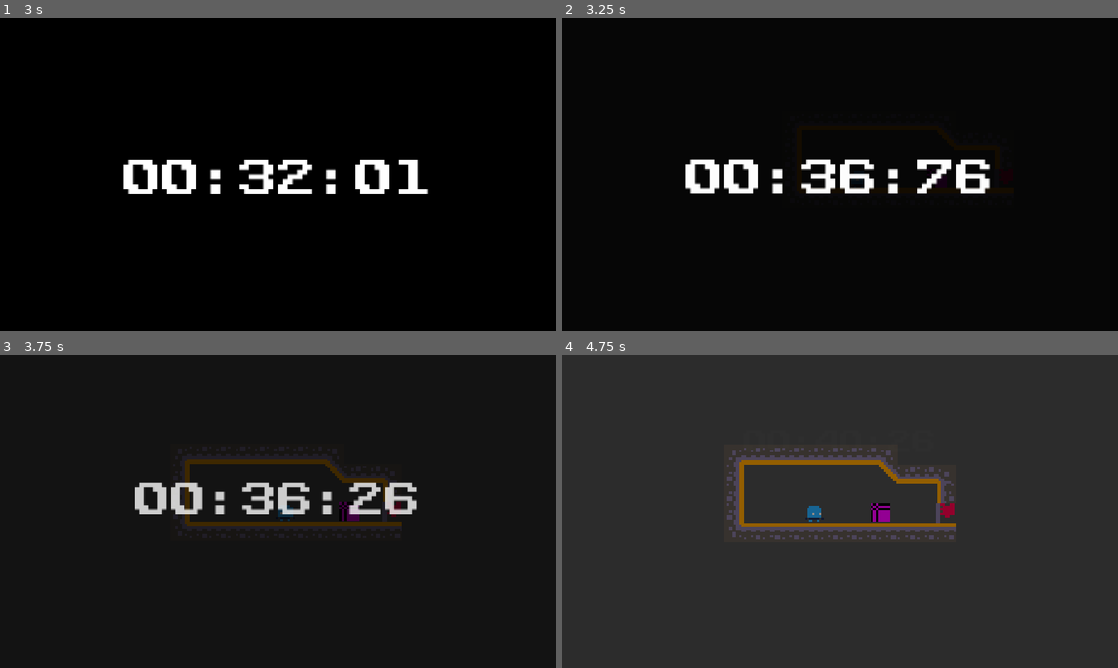
Above: before the commit, frames 1-4 (two rows, left to right).
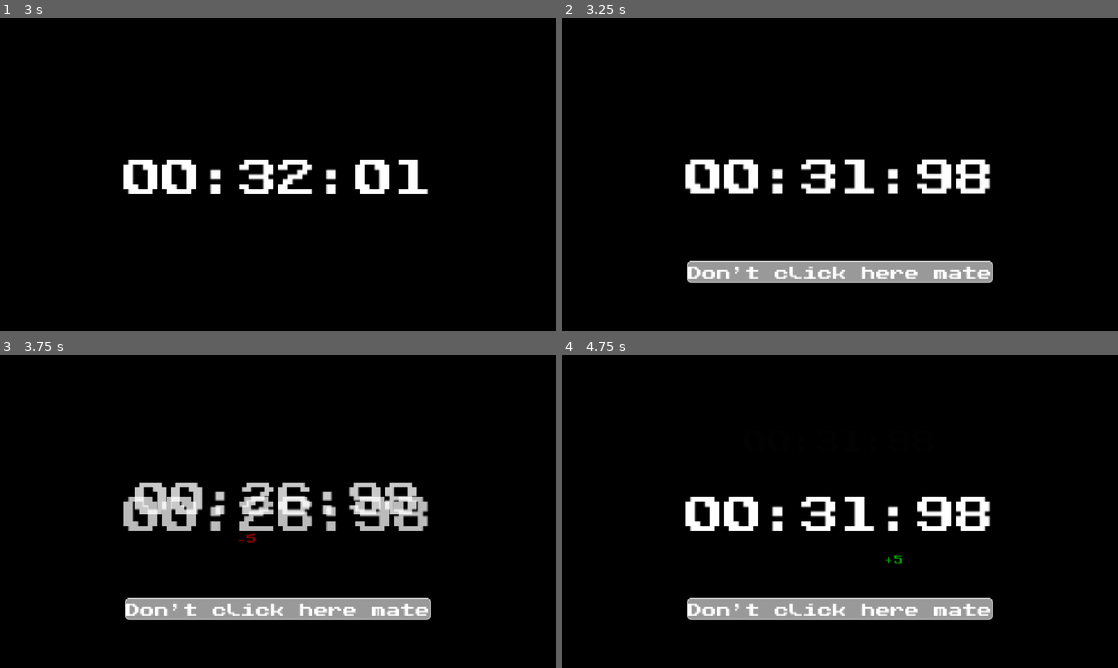
Above: after the commit, the same moments.

Repository: GameJam-NACRE/GMTK-2026
Game: Godot game, scene res://main.tscn
Two runs of this game, one before a commit and one after it. Both use one fixed random seed, a clock stepped at 60 frames per second and the inputs below.
Inputs (mouse positions are in pixels of both pictures, inside the frame that each line leads up to):
- Up to frame 1 (3 s): tap Enter at 0.5 s; hold D (move_right) 0.53-2.03 s; tap P at 0.6, 2.1 s; tap W (move_up) at 0.77, 1.52 s; tap O at 1.35, 2.85 s; hold A (move_left) 2.03-2.78 s; hold D (move_right) from 2.78 s (still down)
- Up to frame 2 (3.25 s): keep holding D (move_right); tap W (move_up) at 3.02 s
- Up to frame 3 (3.75 s): release D (move_right) at 3.5 s; click (278, 608) at 3.5 s, where only the run after the commit has a clickable "Don't click here mate"
- Up to frame 4 (4.75 s): hold D (move_right) from 4.28 s (still down); tap P at 4.35 s; tap W (move_up) at 4.52 s

Frame 1 is identical in both runs. In frame 2, 4.9% of the frame differs, in the area x 22-78%, y 45-85%; in frame 3, 9.3%; in frame 4, 100%, in the area x 0-100%, y 0-100%.

Commit message:
add phase 3 clicker

Diff:
--- a/project.godot
+++ b/project.godot
@@ -59,6 +59,11 @@
 , Object(InputEventKey,"resource_local_to_scene":false,"resource_name":"","device":-1,"window_id":0,"alt_pressed":false …(183 unchanged characters)…
 ]
 }
+open_door={
+"deadzone": 0.2,
+"events": [Object(InputEventKey,"resource_local_to_scene":false,"resource_name":"","device":16,"window_id":0,"alt_pressed":false,"shift_pressed":false,"ctrl_pressed":false,"meta_pressed":false,"pressed":false,"keycode":0,"physical_keycode":69,"key_label":0,"unicode":0,"location":0,"echo":false,"script":null)
+]
+}
 
 [physics]
 
--- a/scenes/countdown/countdown.tscn
+++ b/scenes/countdown/countdown.tscn
@@ -17,6 +17,7 @@
 intro_fade_in_time = 0.0
 intro_end_font_size = 50
 main_fade_in_time = 0.0
+critic_countdown = 14.5
 
 [node name="PanelContainer" type="PanelContainer" parent="." unique_id=1429213477]
 modulate = Color(1, 1, 1, 0)
@@ -27,6 +28,7 @@
 offset_right = 0.5
 offset_bottom = 20.0
 grow_horizontal = 2
+mouse_filter = 2
 theme_override_styles/panel = SubResource("StyleBoxFlat_beb6o")
 
 [node name="Label" type="Label" parent="PanelContainer" unique_id=2028308548]
@@ -57,3 +59,23 @@
 theme_override_font_sizes/font_size = 80
 horizontal_alignment = 1
 vertical_alignment = 1
+
+[node name="CenterContainer" type="CenterContainer" parent="." unique_id=799590777]
+anchors_preset = 15
+anchor_right = 1.0
+anchor_bottom = 1.0
+grow_horizontal = 2
+grow_vertical = 2
+mouse_filter = 2
+
+[node name="ClickerCountdown" type="VBoxContainer" parent="CenterContainer" unique_id=2040114913]
+modulate = Color(1, 1, 1, 0)
+layout_mode = 2
+mouse_filter = 2
+
+[node name="ClickerLabel" type="Label" parent="CenterContainer/ClickerCountdown" unique_id=878484106]
+layout_mode = 2
+theme_override_fonts/font = ExtResource("2_7dsqq")
+theme_override_font_sizes/font_size = 80
+horizontal_alignment = 1
+vertical_alignment = 1
--- /dev/null
+++ b/scenes/levels/components/door.tscn
@@ -0,0 +1,56 @@
+[gd_scene format=3 uid="uid://c4i8rt6p01kjt"]
+
+[ext_resource type="Script" path="res://src/levels/components/door.gd" id="1_cob11"]
+[ext_resource type="Texture2D" path="res://assets/door/door0.png" id="2_jxjea"]
+[ext_resource type="Texture2D" path="res://assets/door/door1.png" id="3_ir4gg"]
+[ext_resource type="Texture2D" path="res://assets/door/door2.png" id="4_ptki5"]
+[ext_resource type="Texture2D" path="res://assets/door/door3.png" id="5_5y1r0"]
+
+[sub_resource type="SpriteFrames" id="SpriteFrames_beb6o"]
+animations = [{
+"frames": [{
+"duration": 1.0,
+"texture": ExtResource("2_jxjea")
+}, {
+"duration": 1.0,
+"texture": ExtResource("3_ir4gg")
+}, {
+"duration": 1.0,
+"texture": ExtResource("4_ptki5")
+}, {
+"duration": 1.0,
+"texture": ExtResource("5_5y1r0")
+}],
+"loop": 0,
+"name": &"open",
+"speed": 10.0
+}]
+
+[sub_resource type="RectangleShape2D" id="RectangleShape2D_5m1g1"]
+size = Vector2(10, 10)
+
+[sub_resource type="RectangleShape2D" id="RectangleShape2D_iyu3w"]
+size = Vector2(3, 8)
+
+[node name="Door" type="Area2D" unique_id=574913667]
+scale = Vector2(5, 5)
+script = ExtResource("1_cob11")
+
+[node name="AnimatedSprite2D" type="AnimatedSprite2D" parent="." unique_id=1600873316]
+z_index = -1
+texture_filter = 1
+position = Vector2(2, -4)
+sprite_frames = SubResource("SpriteFrames_beb6o")
+animation = &"open"
+
+[node name="DoorInteraction" type="CollisionShape2D" parent="." unique_id=1443226175]
+position = Vector2(0.9999998, -3.9999998)
+scale = Vector2(0.99999994, 0.99999994)
+shape = SubResource("RectangleShape2D_5m1g1")
+
+[node name="StaticBody2D" type="StaticBody2D" parent="." unique_id=817654860]
+position = Vector2(4, 5)
+
+[node name="DoorCollision" type="CollisionShape2D" parent="StaticBody2D" unique_id=1499860967]
+position = Vector2(-2.5, -9)
+shape = SubResource("RectangleShape2D_iyu3w")
--- /dev/null
+++ b/scenes/levels/phase3/clicker.tscn
@@ -0,0 +1,102 @@
+[gd_scene format=3 uid="uid://cfdjep54fbfmf"]
+
+[ext_resource type="Script" uid="uid://bd4pqsdyt2tr4" path="res://src/levels/phase3/clicker.gd" id="1_mpeau"]
+[ext_resource type="PackedScene" uid="uid://dtpj0mi1s2763" path="res://scenes/levels/components/flag_area.tscn" id="2_xb6x5"]
+[ext_resource type="FontFile" uid="uid://doc3ynaivimmv" path="res://assets/fonts/PublicPixel-rv0pA.ttf" id="3_32tr4"]
+
+[sub_resource type="StyleBoxFlat" id="StyleBoxFlat_32tr4"]
+border_width_left = 2
+border_width_top = 2
+border_width_right = 2
+border_width_bottom = 2
+corner_radius_top_left = 8
+corner_radius_top_right = 8
+corner_radius_bottom_right = 8
+corner_radius_bottom_left = 8
+
+[node name="Clicker" type="Node2D" unique_id=364715287]
+script = ExtResource("1_mpeau")
+
+[node name="UI" type="CanvasLayer" parent="." unique_id=626829192]
+
+[node name="MarginContainer" type="MarginContainer" parent="UI" unique_id=747157910]
+anchors_preset = 12
+anchor_top = 1.0
+anchor_right = 1.0
+anchor_bottom = 1.0
+grow_horizontal = 2
+grow_vertical = 0
+mouse_filter = 2
+theme_override_constants/margin_left = 60
+theme_override_constants/margin_right = 60
+theme_override_constants/margin_bottom = 40
+
+[node name="DialogueLabel" type="RichTextLabel" parent="UI/MarginContainer" unique_id=2008164518]
+layout_mode = 2
+mouse_filter = 2
+theme_override_fonts/normal_font = ExtResource("3_32tr4")
+fit_content = true
+
+[node name="FlagArea" parent="." unique_id=336358493 instance=ExtResource("2_xb6x5")]
+position = Vector2(-205, 121)
+
+[node name="AudioPlayer" type="AudioStreamPlayer" parent="." unique_id=1274400788]
+
+[node name="Control" type="Control" parent="." unique_id=1545482934]
+custom_minimum_size = Vector2(1152, 648)
+layout_mode = 3
+anchors_preset = 0
+offset_right = 1152.0
+offset_bottom = 648.0
+
+[node name="ColorRect" type="ColorRect" parent="Control" unique_id=130761209]
+layout_mode = 1
+anchors_preset = 15
+anchor_right = 1.0
+anchor_bottom = 1.0
+grow_horizontal = 2
+grow_vertical = 2
+mouse_filter = 2
+color = Color(0, 0, 0, 1)
+
+[node name="MarginContainer" type="MarginContainer" parent="Control" unique_id=758481803]
+layout_mode = 1
+anchors_preset = 12
+anchor_top = 1.0
+anchor_right = 1.0
+anchor_bottom = 1.0
+offset_left = -41.0
+offset_top = -145.0
+offset_right = 41.0
+grow_horizontal = 2
+grow_vertical = 0
+theme_override_constants/margin_left = 300
+theme_override_constants/margin_right = 300
+theme_override_constants/margin_bottom = 100
+
+[node name="Button" type="Button" parent="Control/MarginContainer" unique_id=1974697291]
+z_index = 5
+layout_mode = 2
+theme_override_colors/font_color = Color(1, 1, 1, 1)
+theme_override_colors/font_focus_color = Color(1, 1, 1, 1)
+theme_override_colors/font_pressed_color = Color(1, 1, 1, 1)
+theme_override_colors/font_hover_color = Color(1, 1, 1, 1)
+theme_override_colors/font_hover_pressed_color = Color(1, 1, 1, 1)
+theme_override_colors/font_disabled_color = Color(1, 1, 1, 1)
+theme_override_colors/font_outline_color = Color(1, 1, 1, 1)
+theme_override_colors/icon_normal_color = Color(1, 1, 1, 1)
+theme_override_colors/icon_focus_color = Color(1, 1, 1, 1)
+theme_override_colors/icon_pressed_color = Color(1, 1, 1, 1)
+theme_override_colors/icon_hover_color = Color(1, 1, 1, 1)
+theme_override_colors/icon_hover_pressed_color = Color(1, 1, 1, 1)
+theme_override_colors/icon_disabled_color = Color(1, 1, 1, 1)
+theme_override_constants/outline_size = 0
+theme_override_fonts/font = ExtResource("3_32tr4")
+theme_override_font_sizes/font_size = 30
+theme_override_styles/normal = SubResource("StyleBoxFlat_32tr4")
+theme_override_styles/pressed = SubResource("StyleBoxFlat_32tr4")
+theme_override_styles/hover = SubResource("StyleBoxFlat_32tr4")
+theme_override_styles/disabled = SubResource("StyleBoxFlat_32tr4")
+theme_override_styles/focus = SubResource("StyleBoxFlat_32tr4")
+text = "Don't click here mate"
+icon_alignment = 1
--- a/src/autoload/event_bus.gd
+++ b/src/autoload/event_bus.gd
@@ -19,6 +19,15 @@
 # Indique que la transition d'intro du countdown est terminé
 @warning_ignore("unused_signal")
 signal intro_countdown_end()
+
+@warning_ignore("unused_signal")
+signal countdown_clicker_mode()
+
+@warning_ignore("unused_signal")
+signal countdown_hud_mode()
+
+@warning_ignore("unused_signal")
+signal stop_countdown()
 
 # ==== Signaux Player ============
 
--- a/src/autoload/game_manager.gd
+++ b/src/autoload/game_manager.gd
@@ -3,8 +3,7 @@
 var current_level: int = -1
 
 var level_queue: Array[PackedScene] = [
-	preload("res://scenes/levels/phase0/level_0.tscn"),
-	preload("res://scenes/levels/phase0/level_0.tscn"),
+	preload("res://scenes/levels/phase3/clicker.tscn"),
 	]
 
 func _ready() -> void:
@@ -16,6 +15,11 @@
 		push_warning("FIN DES NIVEAUX")
 		return
 	push_warning("level %d is loading" % [current_level])
+	if "clicker" in level_queue[current_level].resource_path:
+		EventBus.countdown_clicker_mode.emit()
+	else:
+		EventBus.countdown_hud_mode.emit()
+
 	LevelManager.load_level(level_queue[current_level])
 
 func _on_level_ended() -> void:
--- a/src/countdown/countdown.gd
+++ b/src/countdown/countdown.gd
@@ -9,11 +9,19 @@
 @export var intro_end_font_size: int = 20
 @export var main_fade_in_time: float = 0.1
 
+@export var hud_mode_fade_time: float = 1.0
+@export var clicker_mode_fade_time: float = 1.0
+
+@export var critic_countdown: float = 20.0
 
 @onready var panel_container: PanelContainer = $PanelContainer
 @onready var main_label: Label = $PanelContainer/Label
 @onready var intro_label: Label = $IntroLabel
 @onready var countdown: Timer = $Timer
+@onready var clicker_countdown: VBoxContainer = $CenterContainer/ClickerCountdown
+@onready var clicker_label: Label = $CenterContainer/ClickerCountdown/ClickerLabel
+
+var hud_mode_on: bool = true
 
 const TimeEffectScene = preload("res://scenes/countdown/time_effect.tscn")
 
@@ -22,6 +30,9 @@
 	countdown.timeout.connect(_on_countdown_timeout)
 	EventBus.add_time.connect(_on_add_time)
 	EventBus.remove_time.connect(_on_remove_time)
+	EventBus.countdown_clicker_mode.connect(_set_mode_clicker)
+	EventBus.countdown_hud_mode.connect(_set_mode_hud)
+	EventBus.stop_countdown.connect(_on_stop_countdown)
 
 	countdown.start(countdown_start + intro_fade_in_time + intro_stay_time + intro_fade_out_time + main_fade_in_time)
 	play_intro_sequence()
@@ -38,6 +49,10 @@
 
 	main_label.text = formated_countdown
 	intro_label.text = formated_countdown
+	clicker_label.text = formated_countdown
+
+	if time_left <= critic_countdown:
+		countdown.set_paused(false)
 
 func play_intro_sequence() -> void:
 	panel_container.modulate.a = 0.0
@@ -59,11 +74,30 @@
 
 	tween.chain().tween_property(panel_container, "modulate:a", 1.0, main_fade_in_time)
 
+func _on_stop_countdown() -> void:
+	countdown.set_paused(true)
 
 func _on_countdown_timeout() -> void:
 	main_label.text = "00:00:00"
 	EventBus.countdown_end.emit()
 	print("Game Over")
+
+func _set_mode_hud() -> void:
+	if not hud_mode_on:
+		var tween = create_tween()
+
+		tween.tween_property(panel_container, "modulate:a", 1.0, hud_mode_fade_time)
+		tween.parallel().tween_property(clicker_countdown, "modulate:a", 0.0, clicker_mode_fade_time)
+		hud_mode_on = true
+
+func _set_mode_clicker() -> void:
+	if hud_mode_on:
+		var tween = create_tween()
+
+		tween.tween_property(panel_container, "modulate:a", 0.0, hud_mode_fade_time)
+		tween.parallel().tween_property(clicker_countdown, "modulate:a", 1.0, clicker_mode_fade_time)
+		hud_mode_on = false
+
 
 func _on_add_time(sec: int) -> void:
 	if countdown.is_stopped():
@@ -90,8 +124,12 @@
 
 func _create_pop_up_effect(amount: int) -> void:
 	var effect = TimeEffectScene.instantiate()
-	main_label.add_child(effect)
-	effect.global_position = panel_container.global_position + (panel_container.size / 2.0)
+	if hud_mode_on:
+		main_label.add_child(effect)
+		effect.global_position = panel_container.global_position + (panel_container.size / 2.0)
+	else:
+		clicker_label.add_child(effect)
+		effect.global_position = clicker_countdown.global_position + (clicker_countdown.size / 2.0)
 	effect.start(amount)
 
 
--- /dev/null
+++ b/src/levels/phase3/clicker.gd
@@ -0,0 +1,16 @@
+class_name Clicker extends Level
+
+@onready var button: Button = $Control/MarginContainer/Button
+
+# Called when the node enters the scene tree for the first time.
+func _ready() -> void:
+	super()
+	button.pressed.connect(_on_button_pressed)
+	EventBus.stop_countdown.emit()
+
+# Called every frame. 'delta' is the elapsed time since the previous frame.
+func _process(delta: float) -> void:
+	pass
+
+func _on_button_pressed() -> void:
+	EventBus.remove_time.emit(5)
Not shown, added: src/levels/phase3/clicker.gd.uid
